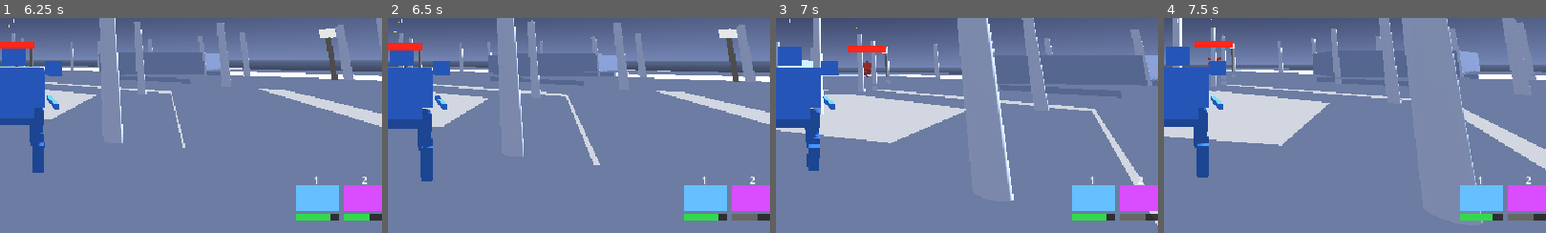
Above: before the commit, frames 1-4 (left to right).
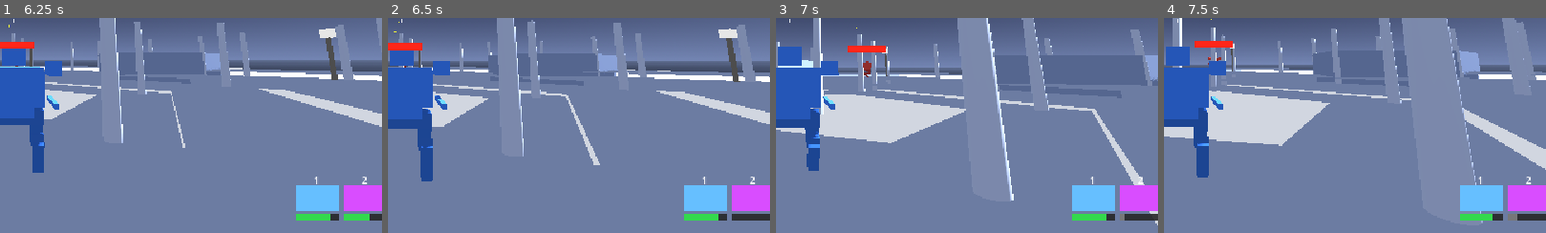
Above: after the commit, the same moments.

Repository: jonathandaley/Hardpoint
Game: Godot game, scene res://scenes/ui/TitleScreen.tscn
Two runs of this game, one before a commit and one after it. Both use one fixed random seed, a clock stepped at 60 frames per second and the inputs below.
Inputs (mouse positions are % of the whole screen's width and height, from its top left):
- Up to frame 1 (6.25 s): tap Enter (ui_accept) at 0.5, 0.77, 3.77, 5.27, 6.02 s; move the mouse to (72, 45) at 0.52 s; press the mouse at (72, 45) at 0.53 s; hold D (move_right) 0.53-1.25 s; release the mouse at (72, 45) at 1.25 s; click "MECH" at 1.25 s; click "PILOT" at 2 s; click "FIND MATCH" at 2.75 s; move the mouse to (45, 50) at 3.52 s; hold W (move_forward) from 3.53 s (still down); right-click (45, 50) at 3.6 s; move the mouse to (52, 48) at 4.27 s; press the mouse at (52, 48) at 4.28 s; move the mouse to (49, 52) at 5.02 s; release the mouse at (49, 52) at 5.03 s; right-click (49, 52) at 5.1 s; move the mouse to (57, 51) at 5.77 s; press the mouse at (57, 51) at 5.78 s
- Up to frame 2 (6.5 s): keep holding W (move_forward); tap R (reload) at 6.4 s
- Up to frame 3 (7 s): keep holding W (move_forward); move the mouse to (42, 49) at 6.52 s; release the mouse at (42, 49) at 6.53 s; right-click (42, 49) at 6.6 s; tap Enter (ui_accept) at 6.77 s
- Up to frame 4 (7.5 s): keep holding W (move_forward); move the mouse to (51, 50) at 7.27 s; press the mouse at (51, 50) at 7.28 s
The pictures show only the part of the screen within x 48-98%, y 50-100%; the shares and areas given below are measured in that part.

Frame 1 is identical in both runs. In frame 2, 0.2% of the frame differs, in the area x 90-97%, y 91-95%; in frame 3, 0.2%; in frame 4, 0.1%.

Commit message:
Fix reload bar: fill left-to-right in grey during reload, green on complete
WeaponBase.get_reload_progress() returns 0->1 over reload_time.
WeaponHUD uses reload progress for bar width when reloading instead
of ammo count (which is 0, making the grey bar invisible).

Co-Authored-By: Claude Sonnet 4.6 <noreply@anthropic.com>

Diff:
--- a/scripts/WeaponBase.gd
+++ b/scripts/WeaponBase.gd
@@ -78,6 +78,11 @@
 func is_reloading() -> bool:
 	return _reloading
 
+func get_reload_progress() -> float:
+	if not _reloading or reload_time <= 0.0:
+		return 1.0
+	return clampf(1.0 - _reload_timer / reload_time, 0.0, 1.0)
+
 func _start_reload() -> void:
 	_reloading = true
 	_reload_timer = reload_time
--- a/scripts/WeaponHUD.gd
+++ b/scripts/WeaponHUD.gd
@@ -110,15 +110,17 @@
 			continue
 
 		# Ammo bar
-		var max_ammo = entry["weapon"].get("max_ammo")
-		var pct := 1.0
-		if max_ammo != null and int(max_ammo) > 0:
-			pct = clampf(float(int(entry["weapon"].get("ammo"))) / float(int(max_ammo)), 0.0, 1.0)
-		entry["ammo_fg"].offset_right = entry["bar_left"] + SLOT_W * pct
-
 		var reloading: bool = entry["weapon"].has_method("is_reloading") \
 				and entry["weapon"].is_reloading()
-		entry["ammo_fg"].color = Color(0.5, 0.5, 0.5, 0.7) if reloading \
+		var pct := 1.0
+		if reloading and entry["weapon"].has_method("get_reload_progress"):
+			pct = entry["weapon"].get_reload_progress()
+		else:
+			var max_ammo = entry["weapon"].get("max_ammo")
+			if max_ammo != null and int(max_ammo) > 0:
+				pct = clampf(float(int(entry["weapon"].get("ammo"))) / float(int(max_ammo)), 0.0, 1.0)
+		entry["ammo_fg"].offset_right = entry["bar_left"] + SLOT_W * pct
+		entry["ammo_fg"].color = Color(0.5, 0.5, 0.5, 0.9) if reloading \
 				else Color(0.2, 0.85, 0.3, 1.0)
 
 		# Dim icon when not in right-click active set
